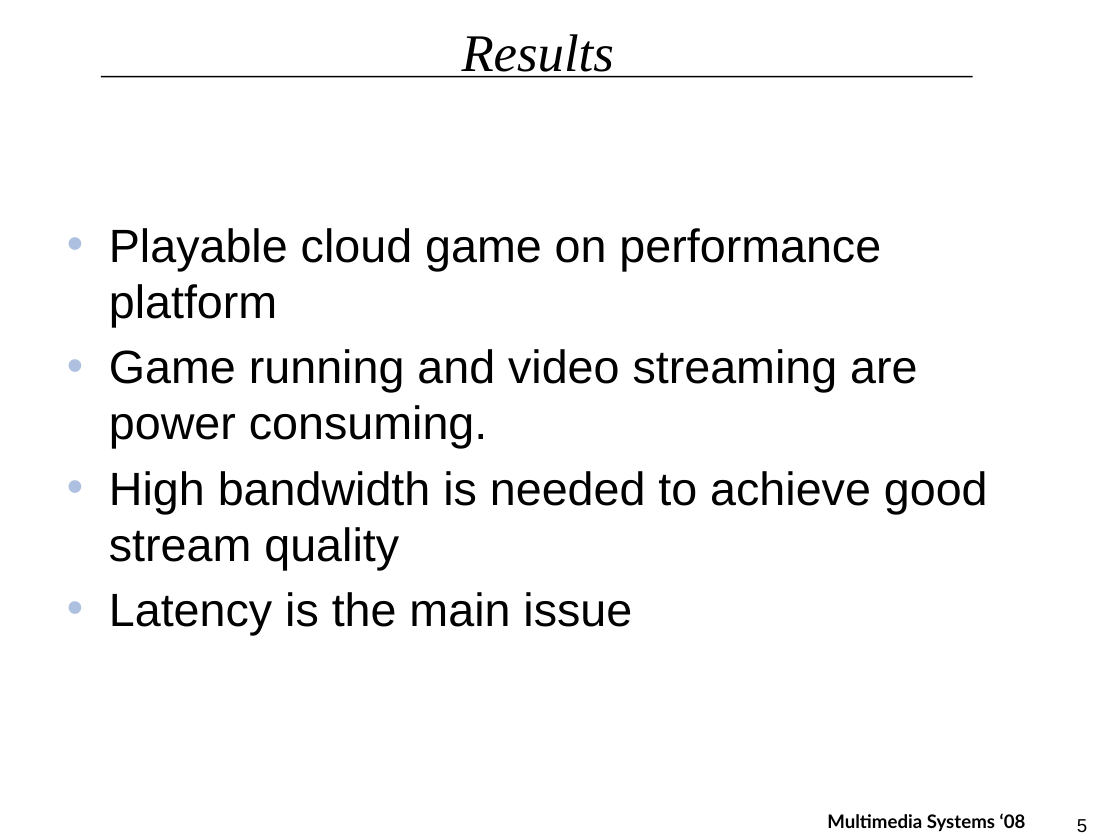
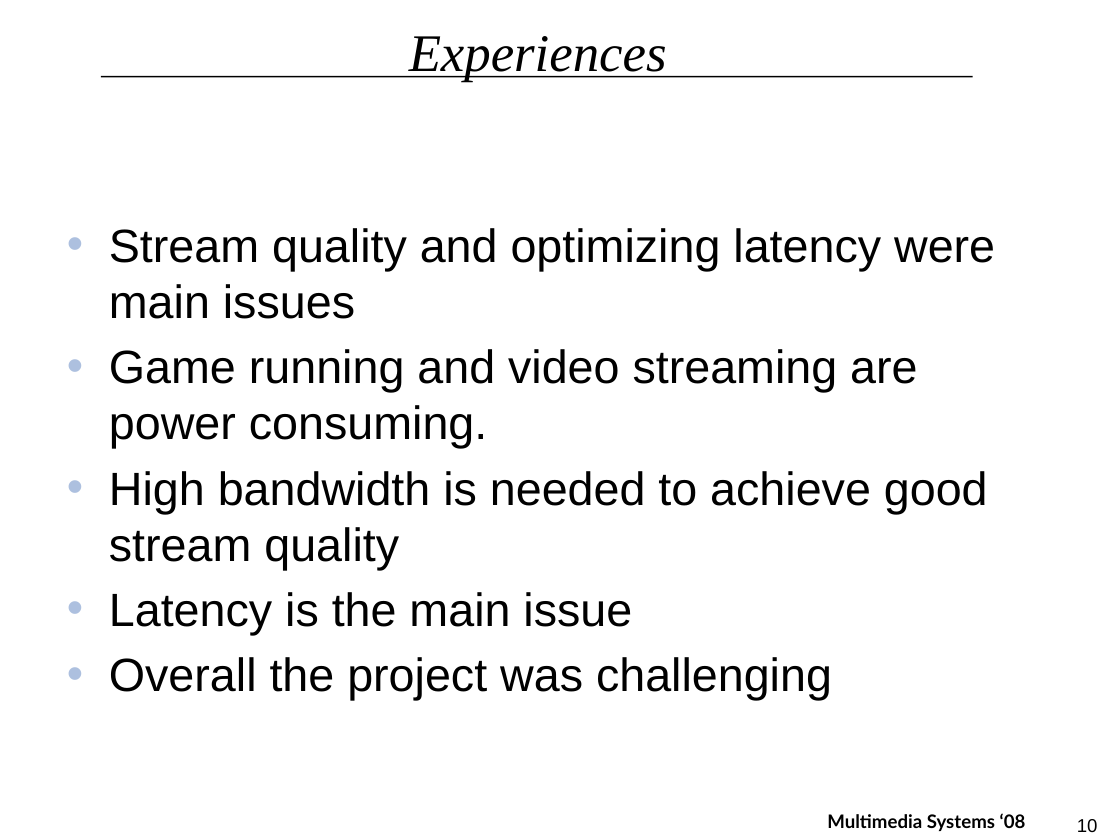
Before and after one commit to tv/C-WG3-1, a slide deck: slide 10 of docs/MMS_Final_Presentation.pptx (slide 5 before the commit). Drawn at 1120x840 pixels with LibreOffice and Linux fonts; fonts in the diff are those of the drawing; background and template pictures are left out. Boxes give left, top, right and bottom in pixels: in the first picture for what was removed or moved away, otherwise in the second. Text is boxed around its words. In the diff, an @@ line names an element or a change of style, - is before the commit and + after.

```diff
--- a/docs/MMS_Final_Presentation.pptx
+++ b/docs/MMS_Final_Presentation.pptx
@@ title at (x1=409, y1=36, x2=667, y2=82): text changed @@
-Results
+Experiences
@@ text at (x1=109, y1=228, x2=995, y2=319): text changed @@
-• Playable cloud game on performance platform
+• Stream quality and optimizing latency were main issues
@@ text at (x1=109, y1=657, x2=832, y2=701): paragraph added @@
+• Overall the project was challenging
@@ page number at (x1=1077, y1=819, x2=1098, y2=832): text changed @@
-5
+10
```
Also in this commit, not shown: 3 other slides changed, 6 slides added, 2 slides removed.
